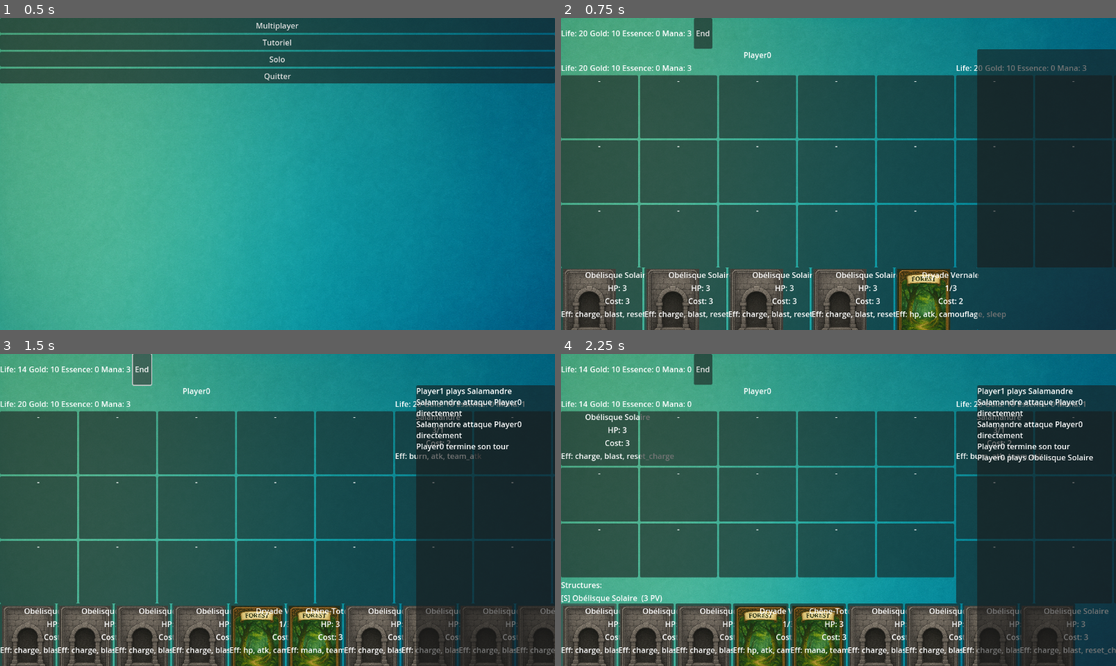
Above: before the commit, frames 1-4 (two rows, left to right).
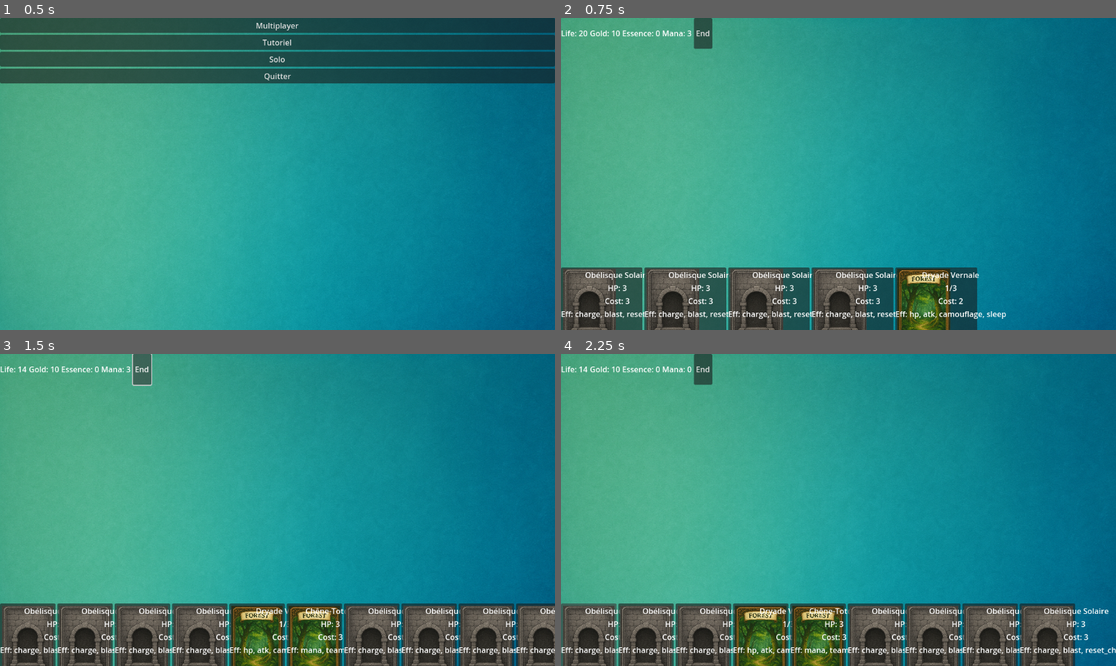
Above: after the commit, the same moments.

Repository: cbCielblanc/deckbuilding
Game: Godot game, scene res://scenes/MainMenu.tscn
Same seed, same stepped clock (60 frames per second), same inputs: the game is played once before the commit and once after it.
Inputs (mouse positions are in pixels of both pictures, inside the frame that each line leads up to):
- Up to frame 1 (0.5 s): no input
- Up to frame 2 (0.75 s): click "Solo" at 0.5 s
- Up to frame 3 (1.5 s): click "End" at 1.25 s
- Up to frame 4 (2.25 s): click (588, 644) at 2 s

Frame 1 is identical in both runs. In frame 2, 67% of the frame differs, in the area x 0-100%, y 10-100%; in frame 3, 65%; in frame 4, 61%.
Error after the commit: Parse Error: Used space character for indentation instead of tab as used before in the file. (res://ui/board_ui.gd:70)

Commit message:
feat(board): enable unit movement

Diff:
--- a/ui/board_ui.gd
+++ b/ui/board_ui.gd
@@ -5,6 +5,7 @@
 @export var board_path  : NodePath
 var player : Player
 var board  : BoardManager
+var selected_from := Vector2i(-1, -1)
 
 func _ready() -> void:
 	player = get_node(player_path)
@@ -68,7 +69,7 @@
 				box.anchor_right = 1.0
 				box.anchor_bottom = 1.0
 
-				var c : Card = board.grids[player][x][y]
+                               var c : Card = board.grids[player][x][y]
 
 				var lbl_name := Label.new()
 				lbl_name.horizontal_alignment = HORIZONTAL_ALIGNMENT_CENTER
@@ -115,16 +116,30 @@
 					lbl_eff.text = ""
 				box.add_child(lbl_eff)
 
-				cell.add_child(box)
-				grid.add_child(cell)
-		add_child(grid)
+                               cell.add_child(box)
+                                cell.gui_input.connect(Callable(self, "_on_cell_input").bind(x, y))
+                                grid.add_child(cell)
+                add_child(grid)
 
 	# 3) afficher les structures
 		if player.structures.size() > 0:
 				var head_struct := Label.new()
 				head_struct.text = "Structures:"
 				add_child(head_struct)
-		for s in player.structures:
-			var lbl := Label.new()
-			lbl.text = "[S] %s  (%d PV)" % [s.name, s.hp]
-			add_child(lbl)
+                for s in player.structures:
+                        var lbl := Label.new()
+                        lbl.text = "[S] %s  (%d PV)" % [s.name, s.hp]
+                        add_child(lbl)
+
+func _on_cell_input(event: InputEvent, x: int, y: int) -> void:
+       if event is InputEventMouseButton and event.button_index == MOUSE_BUTTON_LEFT:
+               if event.pressed:
+                       var c: Card = board.grids[player][x][y]
+                       if c and c.card_type == constants.CardType.UNIT:
+                               selected_from = Vector2i(x, y)
+               else:
+                       if selected_from.x != -1:
+                               board.move_unit(player, selected_from.x, selected_from.y, x, y)
+                               selected_from = Vector2i(-1, -1)
+                               _refresh()
+                               EventBus.emit("board_changed")
Not shown, changed: ui/README.md
Not shown, changed: ui/details.md
